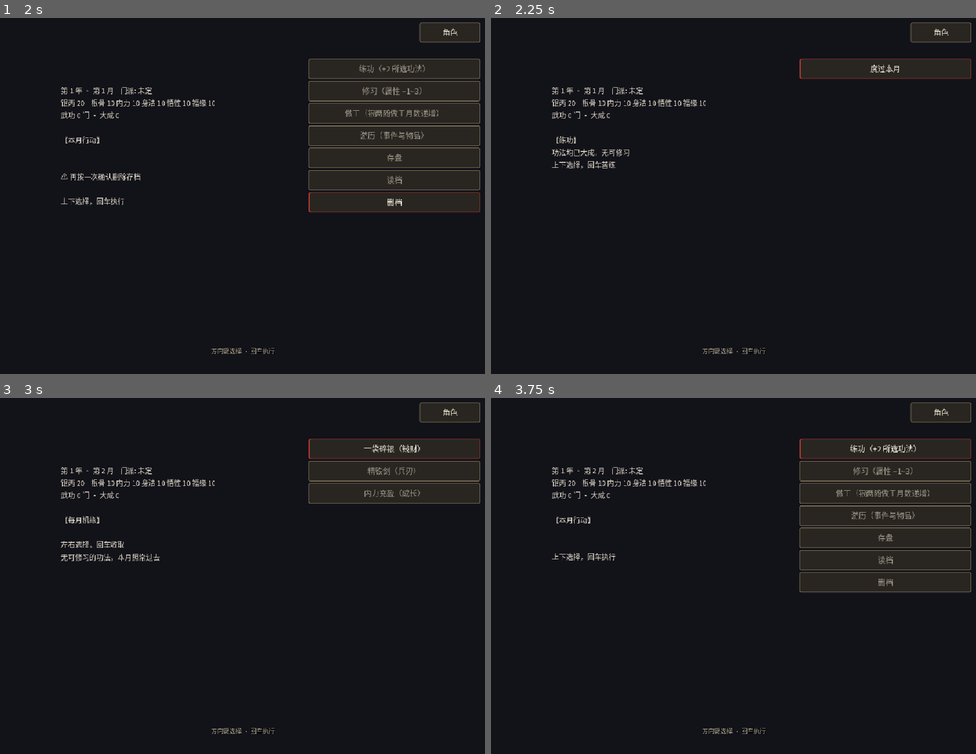
Above: before the commit, frames 1-4 (two rows, left to right).
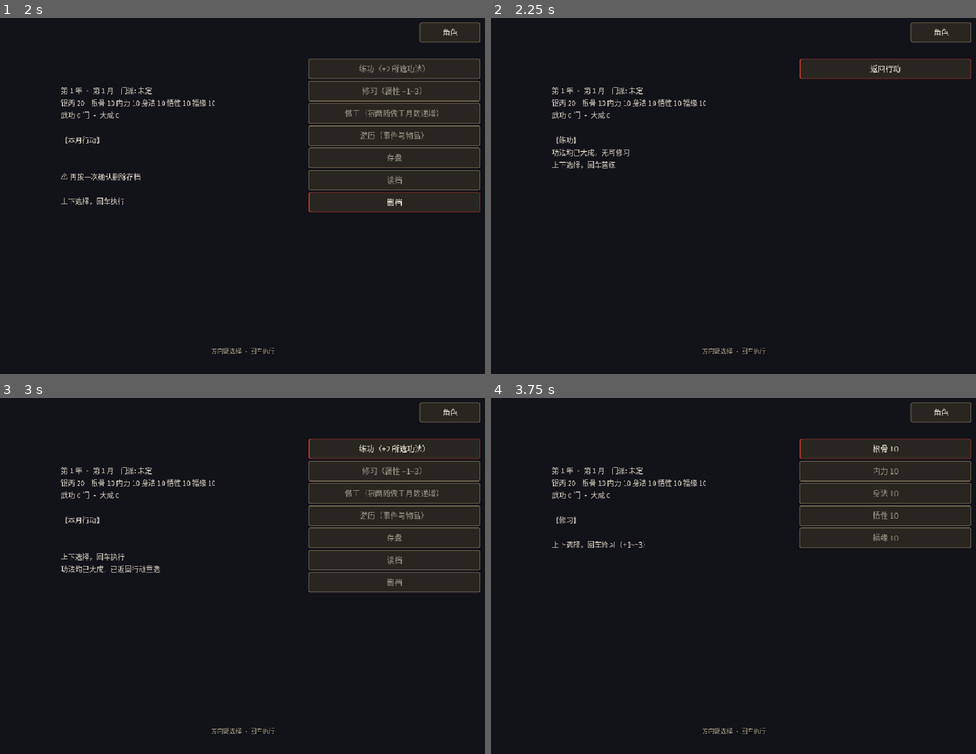
Above: after the commit, the same moments.

Repository: linxuhao/jinyong-heroes
Game: Godot game, scene res://scenes/segments/cultivation.tscn
The game is run twice, just before and just after one commit, with the same random seed, the same clock (stepped at 60 frames per second) and the same inputs. This scene is started directly instead of the project's main scene. Sound files missing from this copy of the repository are replaced by a short silence.
Inputs:
- Up to frame 1 (2 s): click "一袋碎银（钱财）" at 0.5 s; click "删档" at 1.25 s
- Up to frame 2 (2.25 s): click "练功（+2 所选功法）" at 2 s
- Up to frame 3 (3 s): click "度过本月" (after the commit: "返回行动") at 2.75 s
- Up to frame 4 (3.75 s): click "精铁剑（兵刃）" (after the commit: "修习（属性 +1~3）") at 3.5 s

Frame 1 is identical in both runs. In frame 2, less than 0.1% of the frame differs, in the area x 78-85%, y 13-16%; in frame 3, 2.2%, in the area x 12-99%, y 13-55%; in frame 4, 1.4%.

Commit message:
dpe_game/t_impl: fix_c2_empty_practice_return [jinyong-nav] (3 file(s))

Diff:
--- a/scripts/autoload/i18n.gd
+++ b/scripts/autoload/i18n.gd
@@ -501,6 +501,7 @@
 		"无可修习的功法，本月照常过去": "No arts left to train; the month passes",
 		"度过本月": "End the month",
 		"功法均已大成，无可修习": "All arts mastered — nothing left to train",
+		"功法均已大成，已返回行动重选": "All arts mastered; returned to action pick",
 	"\n\n⚠ 再按一次确认删除存档": "\n\n⚠ Press again to confirm deleting the save",
 	"\n\n上下选择，回车执行": "\n\nUp/down to choose, Enter to act",
 	"【练功】\n": "[Training]\n",
--- a/scripts/segments/cultivation.gd
+++ b/scripts/segments/cultivation.gd
@@ -109,6 +109,12 @@
 ## _on_accept (never re-assigned, and never written by _sync_surface, which
 ## re-reads the profile's month on every call and would clobber the snapshot).
 var month_before_accept: int = 1
+
+## Surface: the silver captured at the very top of _on_accept() BEFORE any phase
+## match — the pre-accept silver for the zero-delta nail (R5 C2). Same shape and
+## assignment site as month_before_accept (only in _on_accept, never in
+## _sync_surface, so it survives as a snapshot).
+var silver_before_accept: int = 0
 
 ## Surface: an on-screen notice for the current accept ("", nothing to say).
 ## Rendered by _render() as an appended body line whenever non-empty. Cleared at
@@ -327,6 +333,7 @@
 
 func _on_accept() -> void:
 	month_before_accept = month
+	silver_before_accept = silver
 	status_text = ""
 	_delete_armed = false
 	match phase:
@@ -375,17 +382,20 @@
 		"GONGFA_PICK":
 			var ids: Array[String] = _unmastered_ids()
 			if ids.is_empty():
-				# Soft-lock exit: no unmastered arts — burn the month and move
-				# on. Mirrors _fast_forward's transition (ATTR_PICK + advance)
-				# WITHOUT its free reward: NO _apply_action here (zero RNG ops,
-				# zero attribute gain — the seeded RNG stream's op order is the
-				# lifeline of event_travel_effects 19/19 and save_load_roundtrip
-				# 14/14). _after_action is the single month-advance path; month
-				# 12 -> YEAR_END and y3/m12 -> _finish_to_map inherit for free.
-				status_text = tr("无可修习的功法，本月照常过去")
-				phase = "ATTR_PICK"
-				_attr_focus = 0
-				_after_action()
+				# R5 C2 (soft-lock = no way out, not "month frozen"): with no
+				# unmastered art the practice screen RETURNS to ACTION_PICK and
+				# the month does NOT advance — the player re-picks an action
+				# instead of burning a month on a screen with nothing to do.
+				# Zero RNG ops, zero _after_action() call: the seeded stream's
+				# op order (event_travel_effects 19/19, save_load_roundtrip
+				# 14/14) stays intact. _action_focus = 0 lands on the 练功 entry
+				# (ACTION_PICK index 0) so the loop is visible. _sync_surface()
+				# then _render() mirror the accept path's publish order.
+				status_text = tr("功法均已大成，已返回行动重选")
+				phase = "ACTION_PICK"
+				_action_focus = 0
+				_sync_surface()
+				_render()
 				return
 			else:
 				var gid: String = ids[_gongfa_focus % ids.size()]
@@ -852,7 +862,7 @@
 				# Empty unmastered list: the single tappable exit. Its pressed
 				# path is the same _on_option_pressed -> _on_accept chain every
 				# other option uses — no forked phase logic.
-				labels.append(tr("度过本月"))
+				labels.append(tr("返回行动"))
 			for i in range(ids.size()):
 				var gid: String = ids[i]
 				var entry: Dictionary = SaveManager.profile.get_gongfa(gid)
Not shown, added: playtest/softlock_empty_practice_returns.yaml
